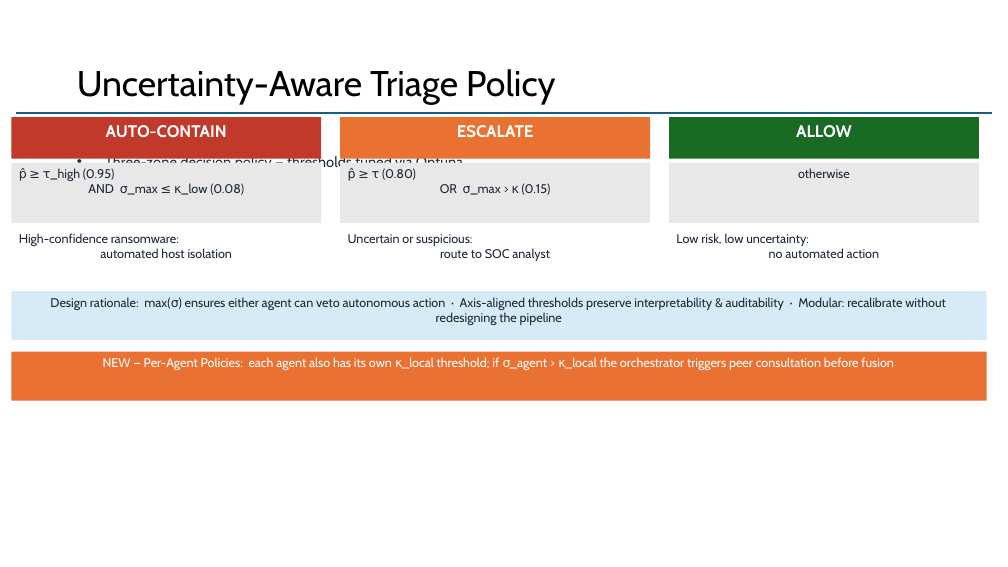
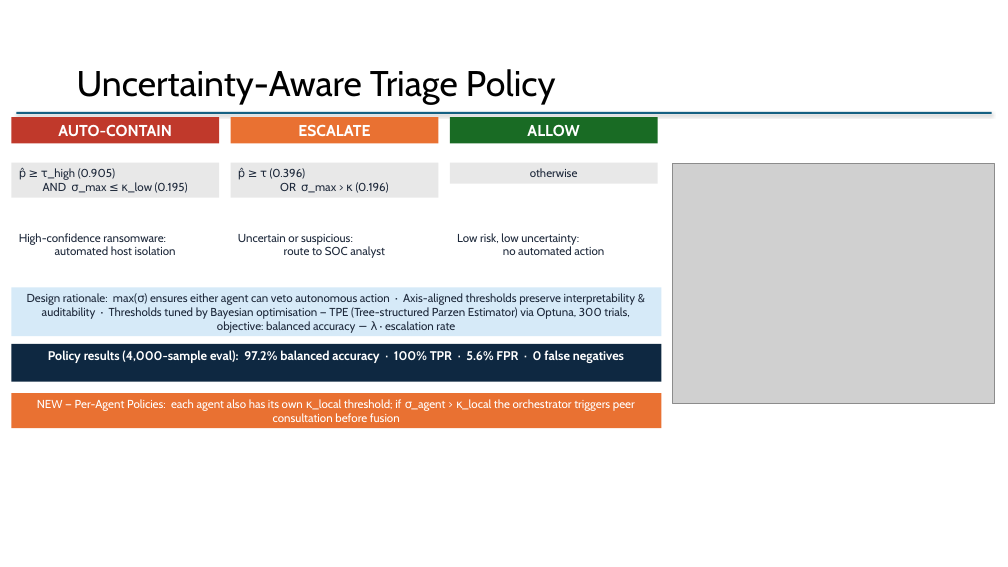
Before and after one commit to Henrinnes/Agentic_SABRE, a slide deck: slide 5 of Agentic_SABRE_7slides.pptx. Drawn at 1008x567 pixels with LibreOffice and Linux fonts; fonts in the diff are those of the drawing; grey boxes stand for pictures. Boxes give left, top, right and bottom in pixels: in the first picture for what was removed or moved away, otherwise in the second. Text is boxed around its words. In the diff, an @@ line names an element or a change of style, - is before the commit and + after.

Commit message:
Add full-pipeline architecture diagram, updated presentation, and PDF report
- draw_architecture.py: new script generating full 3-agent pipeline diagram
  with Peer Consultation (★) gates; output saved to Figures/
- Figures: add full-pipeline architecture PNGs (Apr 2026) + live policy space
- build_presentation.py: rebuilt from AI-Cyber SIG template; corrected
  behavioural metrics (751k samples, 99.6%/0.996 with StandardScaler + SMOTE),
  replaced "Optuna" with TPE (Tree-structured Parzen Estimator) throughout,
  added 5-column per-agent metrics table with natural + balanced columns
- Agentic_SABRE_7slides.pptx: regenerated from above script
- app.py: Architecture section now shows current full-pipeline diagram +
  expanded proposal history
- report/report.tex + report.pdf: new XeLaTeX academic report covering all
  project components (datasets, architecture, peer consultation, expert
  feedback loop, evaluation, explainability, discussion, conclusions)

```diff
--- a/Agentic_SABRE_7slides.pptx
+++ b/Agentic_SABRE_7slides.pptx
@@ rectangle "AUTO-CONTAIN": place and size @@
-rectangle "AUTO-CONTAIN" at (11,117,321,159)
+rectangle "AUTO-CONTAIN" at (11,117,219,144)
@@ line (16, 113) - (992, 113): stroke #156082 1.5 pt to #156082 2 pt @@
@@ rectangle "ESCALATE": place and size @@
-rectangle "ESCALATE" at (340,117,650,159)
+rectangle "ESCALATE" at (231,117,439,144)
@@ size 16 to 15 pt in 3 elements at (11,117,219,144), (231,117,439,144), (450,117,658,144) @@
@@ rectangle "ALLOW": place and size @@
-rectangle "ALLOW" at (669,117,979,159)
+rectangle "ALLOW" at (450,117,658,144)
@@ rectangle "p̂ ≥ τ_high (0.905)": place and size @@
-rectangle "p̂ ≥ τ_high (0.905)" at (11,163,321,223)
+rectangle "p̂ ≥ τ_high (0.905)" at (11,163,219,197)
@@ text in rectangle at (19,168,188,193): text changed; size 12 to 11 pt @@
-p̂ ≥ τ_high (0.95)
-AND σ_max ≤ κ_low (0.08)
+p̂ ≥ τ_high (0.905)
+AND σ_max ≤ κ_low (0.195)
@@ text removed at (105,154,463,171) @@
-• Three-zone decision policy — thresholds tuned via Optuna
@@ rectangle "p̂ ≥ τ (0.396)": place and size @@
-rectangle "p̂ ≥ τ (0.396)" at (340,163,650,223)
+rectangle "p̂ ≥ τ (0.396)" at (231,163,439,197)
@@ text in rectangle at (238,168,389,193): text changed; size 12 to 11 pt @@
-p̂ ≥ τ (0.80)
-OR σ_max > κ (0.15)
+p̂ ≥ τ (0.396)
+OR σ_max > κ (0.196)
@@ rectangle "otherwise" at (450,163,658,184): size 12 to 11 pt @@
@@ rectangle "otherwise": place and size @@
-rectangle "otherwise" at (669,163,979,223)
+rectangle "otherwise" at (450,163,658,184)
@@ picture added at (673,163,994,405) @@
@@ text at (19,233,176,255): text changed; size 12 to 11 pt @@
-High-confidence ransomware:
-automated host isolation
+High-confidence ransomware:
+automated host isolation
@@ text at (238,234,385,258): text changed; size 12 to 11 pt @@
-Uncertain or suspicious:
-route to SOC analyst
+Uncertain or suspicious:
+route to SOC analyst
@@ text at (457,233,604,255): text changed; size 12 to 11 pt @@
-Low risk, low uncertainty:
-no automated action
+Low risk, low uncertainty:
+no automated action
@@ rectangle "Design rationale: max(σ) ensures either ...": place and size @@
-rectangle "Design rationale: max(σ) ensures either ..." at (11,291,987,340)
+rectangle "Design rationale: max(σ) ensures either ..." at (11,287,662,337)
@@ text in rectangle at (27,293,635,333): text changed; size 12 to 11 pt @@
-Design rationale: max(σ) ensures either agent can veto autonomous action · Axis-aligned thresholds preserve interpretability & auditability · Modular: recalibrate without redesigning the pipeline
+Design rationale: max(σ) ensures either agent can veto autonomous action · Axis-aligned thresholds preserve interpretability & auditability · Thresholds tuned by Bayesian optimisation — TPE (Tree-structured Parzen Estimator) via Optuna, 300 trials, objective: balanced accuracy − λ · escalation rate
@@ rectangle added at (11,344,662,382), fill #0E2841, 12 pt, text #FFFFFF, bold @@
+Policy results (4,000-sample eval): 97.2% balanced accuracy · 100% TPR · 5.6% FPR · 0 false negatives
@@ rectangle "NEW — Per-Agent Policies: each ...": place and size @@
-rectangle "NEW — Per-Agent Policies: each ..." at (11,352,987,401)
+rectangle "NEW — Per-Agent Policies: each ..." at (11,393,662,428)
@@ rectangle "NEW — Per-Agent Policies: each ..." at (11,393,662,428): size 12 to 11 pt @@
```
Also in this commit, not shown: 6 other slides changed, 14 other files.
